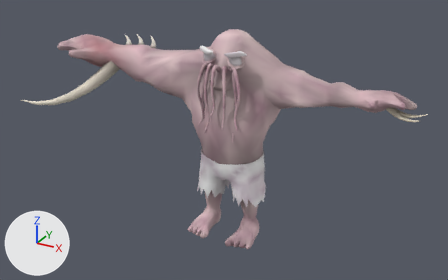
One commit to the glTF model assets/models/Strain_Lurker.glb: the scene before it, then after it.
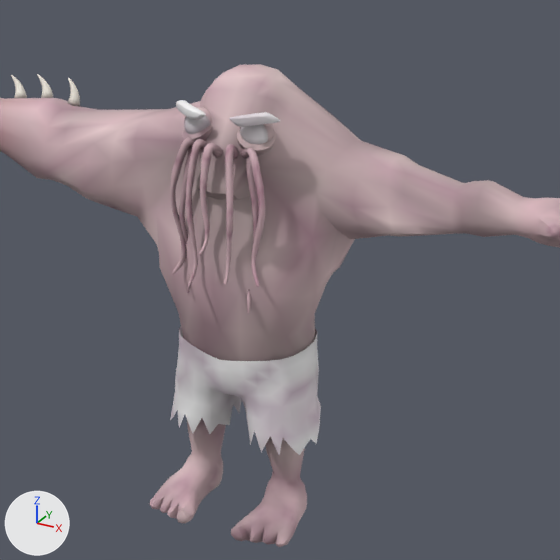
Each version appears first whole from a 50 mm camera at (1.969, -3.562, 2.588) aimed at (-0.084, 0.171, 0.722), and next in a close-up on the part from 27% to 84% of the width and 0% to 91% of the height. Lighting does not change. The marker at lower left points along +X, +Y and +Z. The last two pictures show the newer version. Vertices at exactly the same position are counted once.

In view in the first close-up: 'Zombie_Arm'.
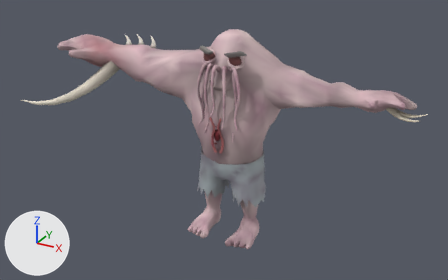
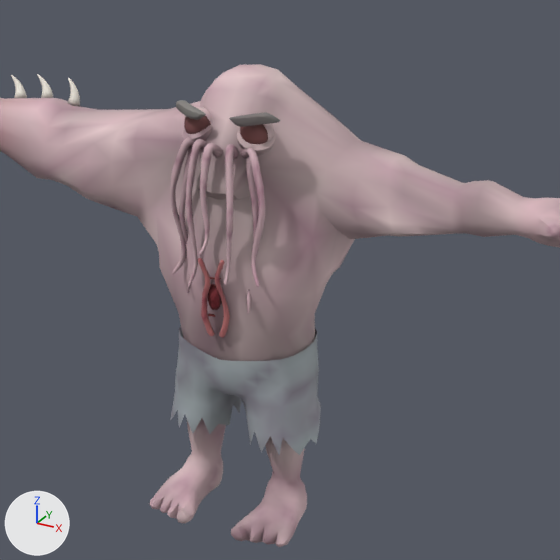
Location of each change, [x1, y1, x2, y2] in pixels of the close-ups (560 x 560 px):
part 1 of me_cube_054, added (brown): after [198, 258, 215, 336]
part 2 of me_cube_054, added (brown): after [215, 260, 230, 338]
part 3 of me_cube_054, added: after [208, 284, 222, 310]
part 4 of me_cube_054, recoloured (darker): [170, 100, 321, 455] in both
part 5 of me_cube_054, recoloured (grey to brown): [184, 116, 268, 144] in both
part 6 of me_cube_054, recoloured (darker): [170, 100, 321, 455] in both

What changed in the scene script:
```text
Add mat_t_cloth:
    mat_t_cloth = bpy.data.materials.new('T:Cloth')
    mat_t_cloth.use_nodes = True; mat_t_cloth.node_tree.nodes.clear()
    _N = mat_t_cloth.node_tree.nodes; _L = mat_t_cloth.node_tree.links
    n0 = _N.new('ShaderNodeBsdfPrincipled'); n0.name = 'Principled BSDF'
    n0.inputs[2].default_value = 0.8  # 'Roughness'
    n1 = _N.new('ShaderNodeOutputMaterial'); n1.name = 'Material Output'
    n2 = _N.new('ShaderNodeVertexColor'); n2.name = 'Color Attribute'
    _L.new(n0.outputs[0], n1.inputs[0])  # 'BSDF' to 'Surface'
    _L.new(n2.outputs[0], n0.inputs[0])  # 'Color' to 'Base Color'
Change me_cube_054:
    used by ob_zombie_arm; location = (0.0, 0.0, 0.0)
    remove me_cube_054.from_pydata(...)  # 7340 vertices, 14350 faces; spans x -1.72..1.33, y -0.35..0.63, z 0.0..1.57
    add me_cube_054.from_pydata(...)  # 9096 vertices, 17838 faces; spans x -1.72..1.33, y -0.35..0.63, z 0.0..1.57
    me_cube_054 part 1: a new loose piece of 518 vertices spanning x -0.05..0.0, y -0.14..-0.05, z 0.72..1.02, in mat_t_flesh
    me_cube_054 part 2: a new loose piece of 518 vertices spanning x 0.0..0.05, y -0.12..-0.04, z 0.72..1.02, in mat_t_flesh
    me_cube_054 part 3: a new loose piece of 162 vertices spanning x -0.03..0.02, y -0.1..-0.05, z 0.82..0.93, in mat_t_flesh
    me_cube_054 part 4: 2210 kept faces spanning x -0.28..0.28, y -0.14..0.34, z 0.3..1.48 get new vertex colours
    me_cube_054 part 5: 494 faces spanning x -0.15..0.15, y -0.04..0.06, z 1.35..1.45 switch from mat_atlas to mat_t_flesh
    me_cube_054 part 6: 912 faces spanning x -0.28..0.28, y -0.07..0.34, z 0.3..1.48 switch from mat_atlas to mat_t_cloth
    other edits to the shape of me_cube_054 do not show in these pictures
```
